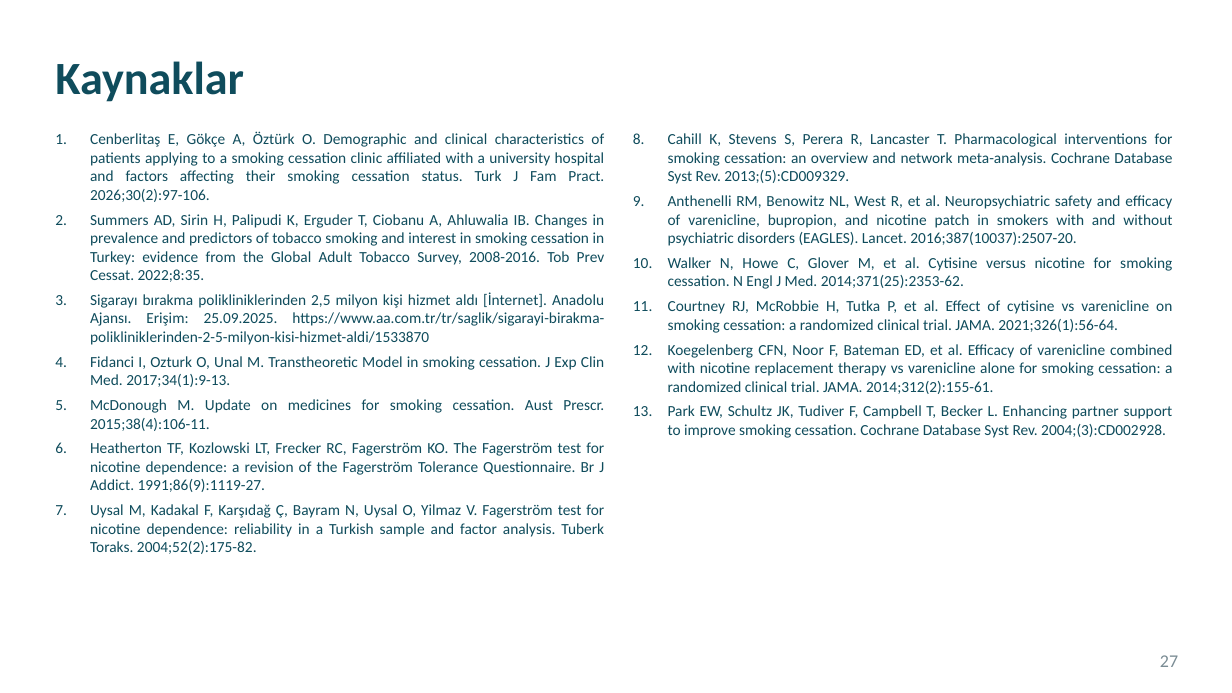
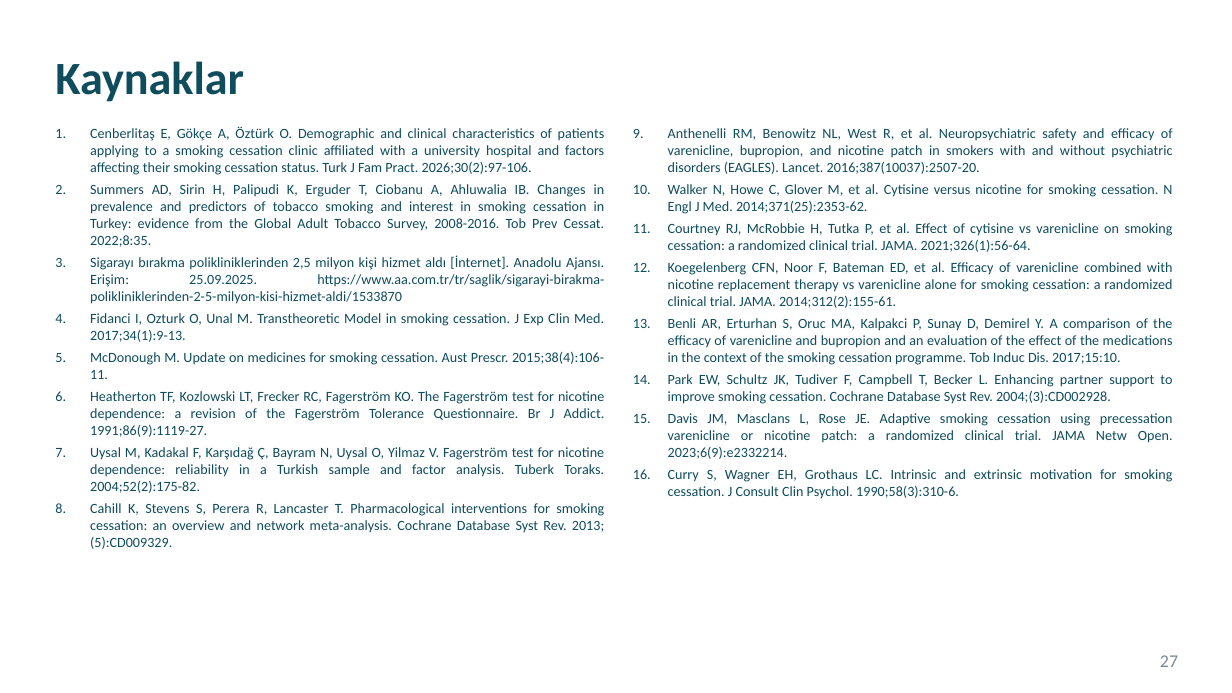
Before and after one commit to kiranahmet/Claude, a slide deck: slide 27 of Sunumlar/Makale_Sunumu_Sigara_Birakma.pptx. Drawn at 1232x693 pixels with LibreOffice and Linux fonts; fonts in the diff are those of the drawing. Boxes give left, top, right and bottom in pixels: in the first picture for what was removed or moved away, otherwise in the second. Text is boxed around its words. In the diff, an @@ line names an element or a change of style, - is before the commit and + after.

```diff
--- a/Sunumlar/Makale_Sunumu_Sigara_Birakma.pptx
+++ b/Sunumlar/Makale_Sunumu_Sigara_Birakma.pptx
@@ text at [90,126,605,493]: size 12 to 11 pt in "Cenberlitaş E, Gökçe A, Öztürk O. Demographic ...", "Summers AD, Sirin H, Palipudi K, Erguder ...", "Sigarayı bırakma polikliniklerinden 2,5 milyon kişi hizmet ...", "Fidanci I, Ozturk O, Unal M. Transtheoretic ..." and 3 more places; less space between paragraphs @@
@@ text at [668,133,1173,184]: paragraph removed @@
-8. Cahill K, Stevens S, Perera R, Lancaster T. Pharmacological interventions for smoking cessation: an overview and network meta-analysis. Cochrane Database Syst Rev. 2013;(5):CD009329.
@@ text at [668,128,1173,404]: size 12 to 11 pt in "Anthenelli RM, Benowitz NL, West R, et ...", "Walker N, Howe C, Glover M, et ...", "Courtney RJ, McRobbie H, Tutka P, et ...", "Koegelenberg CFN, Noor F, Bateman ED, et ..." and 1 more places; less space between paragraphs @@
@@ text at [668,318,1173,365]: paragraph added @@
+13. Benli AR, Erturhan S, Oruc MA, Kalpakci P, Sunay D, Demirel Y. A comparison of the efficacy of varenicline and bupropion and an evaluation of the effect of the medications in the context of the smoking cessation programme. Tob Induc Dis. 2017;15:10.
@@ text at [668,413,1173,499]: paragraphs added @@
+15. Davis JM, Masclans L, Rose JE. Adaptive smoking cessation using precessation varenicline or nicotine patch: a randomized clinical trial. JAMA Netw Open. 2023;6(9):e2332214.
+16. Curry S, Wagner EH, Grothaus LC. Intrinsic and extrinsic motivation for smoking cessation. J Consult Clin Psychol. 1990;58(3):310-6.
@@ text at [90,503,604,549]: paragraph added @@
+8. Cahill K, Stevens S, Perera R, Lancaster T. Pharmacological interventions for smoking cessation: an overview and network meta-analysis. Cochrane Database Syst Rev. 2013;(5):CD009329.
```
Also in this commit, not shown: 18 other slides changed, 2 slides added, 2 slides removed, 11 other files.
